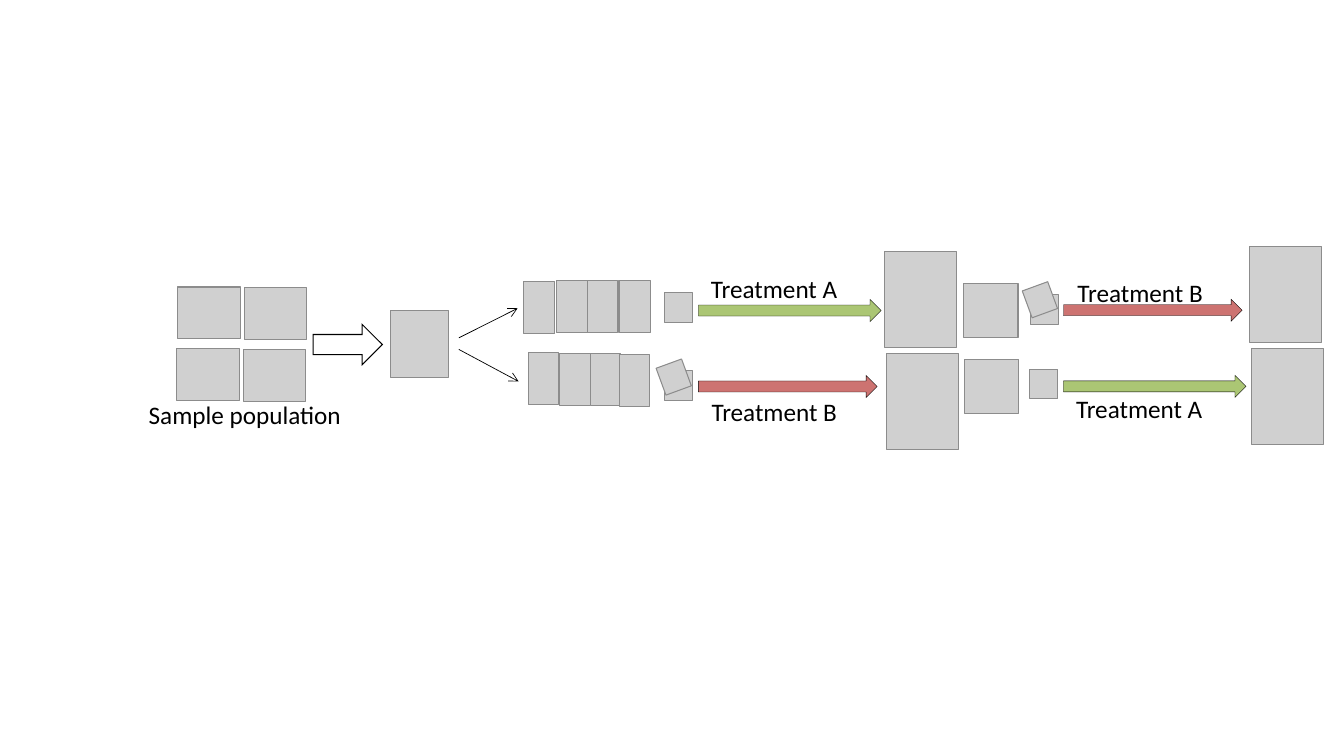
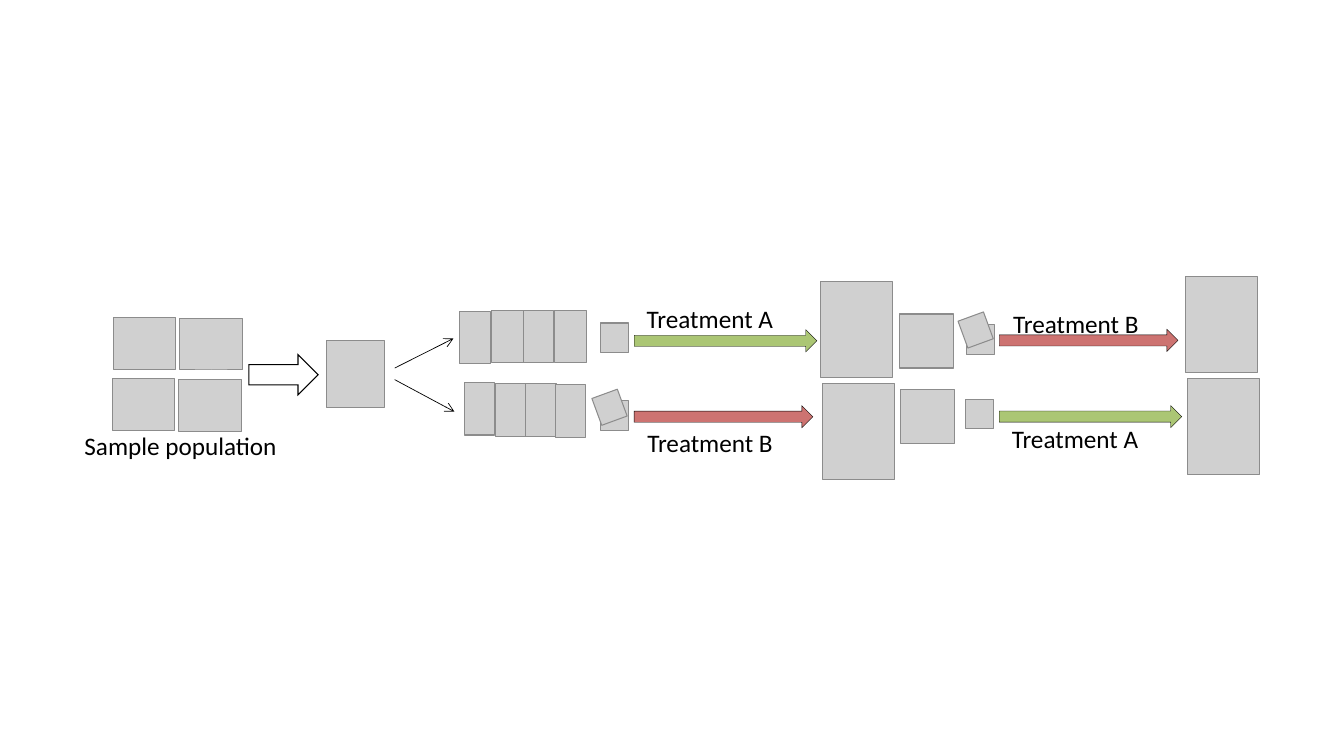
Before and after one commit to kpuka/SIMAH, a slide deck: slide 4 of images/posts/rct1-study-design/images.pptx (slide 2 before the commit). Drawn at 1344x756 pixels with LibreOffice and Linux fonts; fonts in the diff are those of the drawing; grey boxes stand for pictures. Boxes give left, top, right and bottom in pixels: in the first picture for what was removed or moved away, otherwise in the second. Text is boxed around its words. In the diff, an @@ line names an element or a change of style, - is before the commit and + after.

```diff
--- a/images/posts/rct1-study-design/images.pptx
+++ b/images/posts/rct1-study-design/images.pptx
@@ 25 pictures, 5 texts, 5 right arrows, 2 arrows: place and size @@
-25 pictures, 5 texts, 5 right arrows, 2 arrows at <box>149,246,1325,450</box>
+25 pictures, 5 texts, 5 right arrows, 2 arrows at <box>84,276,1260,480</box>
```
Also in this commit, not shown: 2 other slides changed, 2 slides added, 4 other files.
